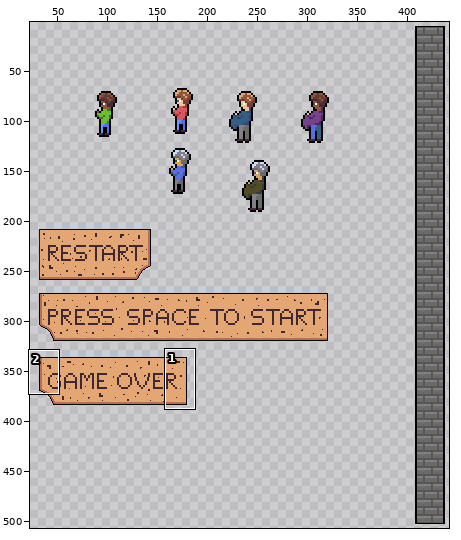
A sprite sheet gets an edit: Assets/sprites/A cookie's quest sprites.png. The first picture is a wide view before the edit; the outline marks the close-up.
Close-up. Old version:
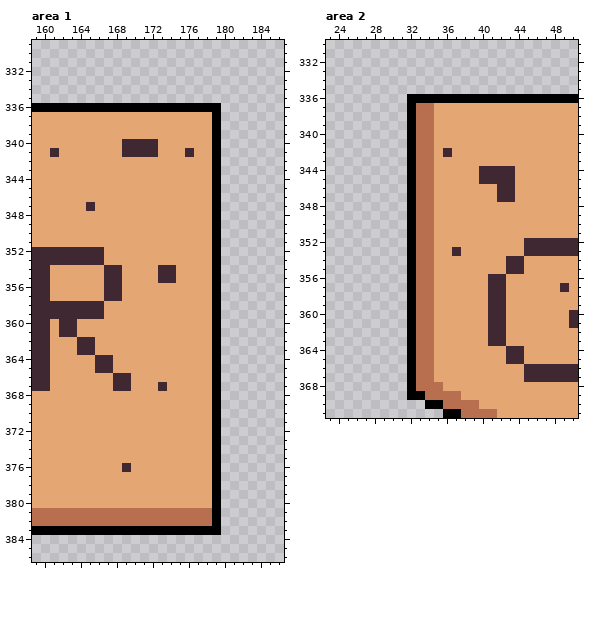
The file is 512x512 pixels. Shown: area 1: x 159..186, y 329..386; area 2: x 23..50, y 330..371. The wide view leaves out empty margins. The commit also changed other parts of the picture, which this record leaves out.
After the commit:
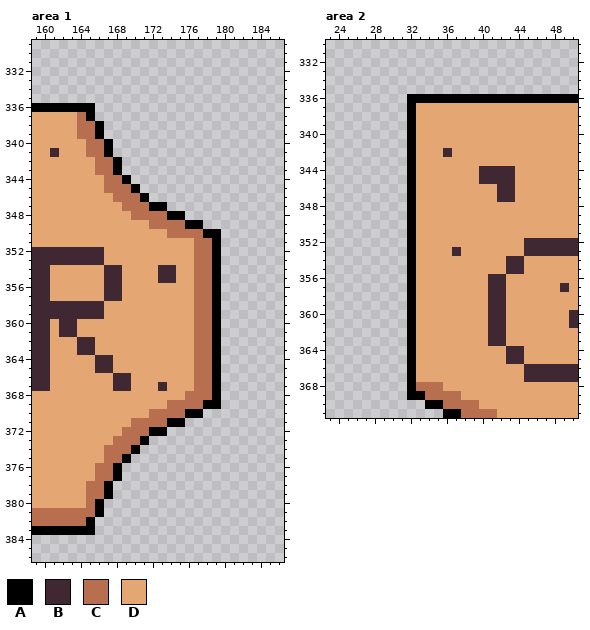
Palette (. is transparent): A #000000  B #3f2832  C #b86f50  D #e4a672
The edit:
Area 1:
The author changed colour C to colour A in row 381 at x 166; in row 382 at x 165.
The author changed colour D to colour A in row 337 at x 165; in rows 338 to 339 at x 166; in rows 340 to 341 at x 167; in rows 342 to 343 at x 168; in row 344 at x 169; in row 345 at x 170.
The author changed colour D to colour A in row 346 at x 171; in row 347 at x 172 to 173; in row 348 at x 174 to 175; in row 349 at x 176 to 177; in row 350 at x 178; in row 369 at x 178.
The author changed colour D to colour A in row 370 at x 176 to 177; in row 371 at x 174 to 175; in row 372 at x 172 to 173; in row 373 at x 171; in row 374 at x 170; in row 375 at x 169.
The author changed colour D to colour A in rows 376 to 377 at x 168; in rows 378 to 379 at x 167; in row 380 at x 166.
The author changed colour D to colour C in row 337 at x 164; in rows 338 to 339 at x 164 to 165; in rows 340 to 341 at x 165 to 166; in rows 342 to 343 at x 166 to 167; in row 344 at x 167 to 168; in row 345 at x 167 to 169.
The author changed colour D to colour C in row 346 at x 168 to 170; in row 347 at x 169 to 171; in row 348 at x 170 to 173; in row 349 at x 172 to 175; in row 350 at x 174 to 177; in rows 351 to 367 at x 177 to 178.
The author changed colour D to colour C in row 368 at x 176 to 178; in row 369 at x 174 to 177; in row 370 at x 172 to 175; in row 371 at x 170 to 173; in row 372 at x 169 to 171; in row 373 at x 168 to 170.
The author changed colour D to colour C in row 374 at x 167 to 169; in row 375 at x 167 to 168; in rows 376 to 377 at x 166 to 167; in rows 378 to 379 at x 165 to 166; in row 380 at x 165.
The author changed colour B to colour D in row 347 at x 165.
Colour A is removed in row 336 at x 166 to 179; in rows 337 to 349 at x 179; in rows 370 to 382 at x 179; in row 383 at x 166 to 179.
Colour B is removed in row 340 at x 169 to 172; in row 341 at x 169 to 172 and 176; in row 376 at x 169.
Colour C is removed in row 381 at x 167 to 178; in row 382 at x 166 to 178.
Colour D is removed in row 337 at x 166 to 178; in rows 338 to 339 at x 167 to 178; in row 340 at x 168 and 173 to 178; in row 341 at x 168, 173 to 175 and 177 to 178; in rows 342 to 343 at x 169 to 178; in row 344 at x 170 to 178.
Colour D is removed in row 345 at x 171 to 178; in row 346 at x 172 to 178; in row 347 at x 174 to 178; in row 348 at x 176 to 178; in row 349 at x 178; in row 370 at x 178.
Colour D is removed in row 371 at x 176 to 178; in row 372 at x 174 to 178; in row 373 at x 172 to 178; in row 374 at x 171 to 178; in rows 375 to 376 at x 170 to 178; in row 377 at x 169 to 178.
Colour D is removed in rows 378 to 379 at x 168 to 178; in row 380 at x 167 to 178.
Area 2:
The author changed colour C to colour D in rows 337 to 367 at x 33 to 34.
Changed places in both close-ups, as pixel boxes (x1, y1, x2, y2):
changed: (77, 103, 221, 535)
changed: (416, 103, 434, 382)
